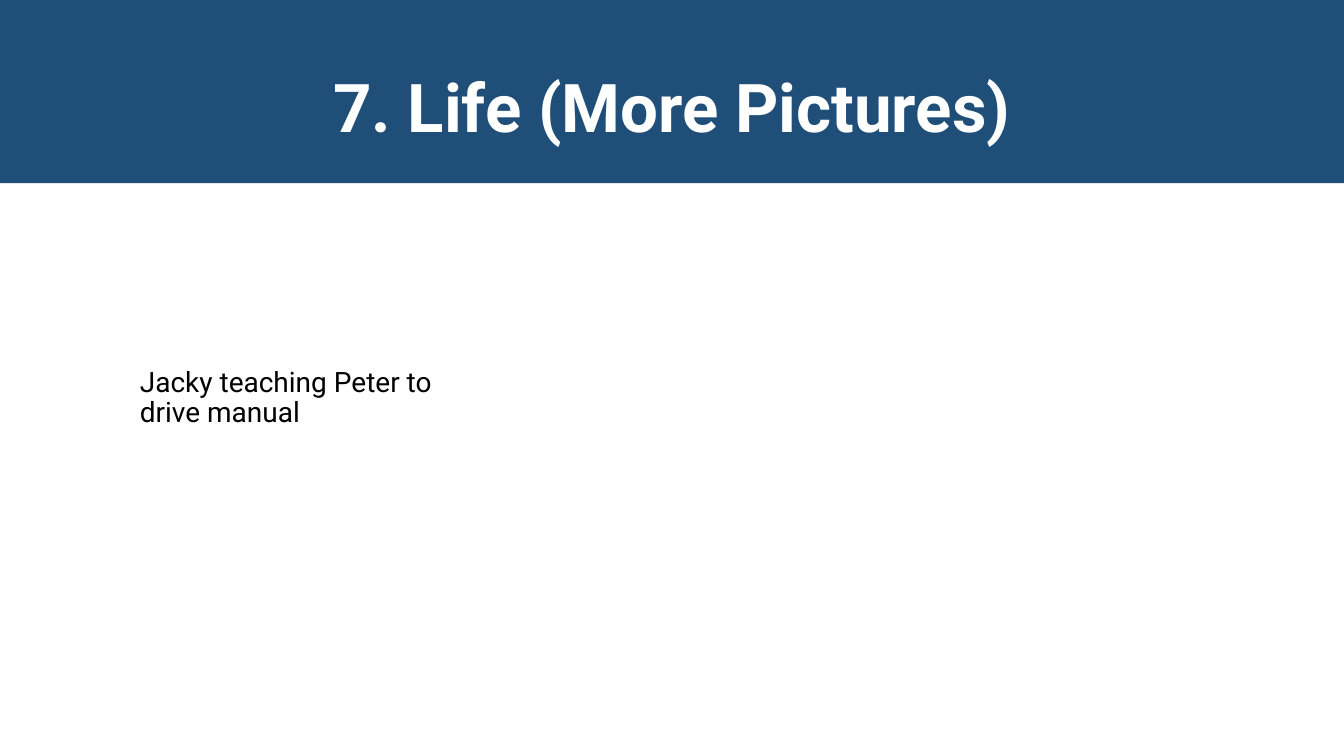
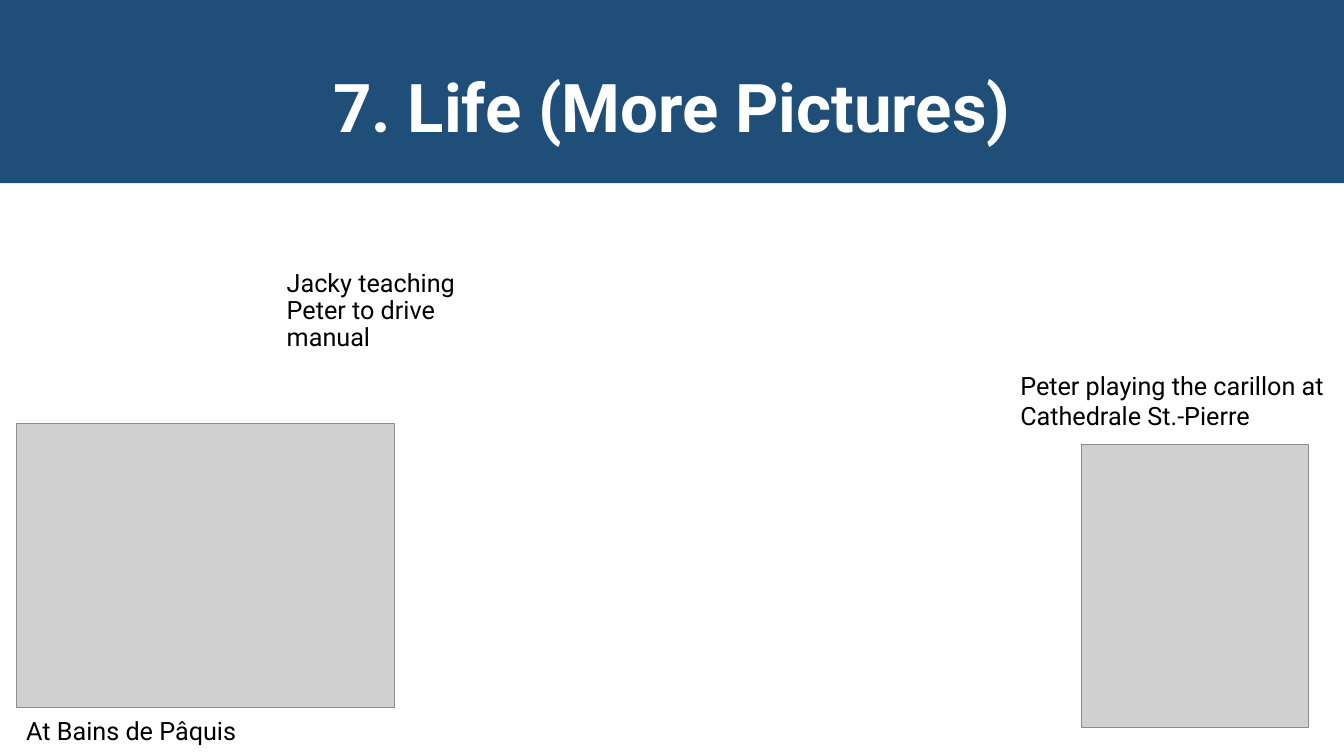
Before and after one commit to JackyMYL/Tile-CIS-group, a slide deck: slide 13 of Chicago Reports/08-15-2022_Jacky&Peter.pptx. Drawn at 1344x756 pixels with LibreOffice and Linux fonts; fonts in the diff are those of the drawing; grey boxes stand for pictures. Boxes give left, top, right and bottom in pixels: in the first picture for what was removed or moved away, otherwise in the second. Text is boxed around its words. In the diff, an @@ line names an element or a change of style, - is before the commit and + after.

Commit message:
Changes to picture slides, maintenance

```diff
--- a/Chicago Reports/08-15-2022_Jacky&Peter.pptx
+++ b/Chicago Reports/08-15-2022_Jacky&Peter.pptx
@@ text "Jacky teaching Peter to drive ..." moved from (x1=140, y1=371, x2=432, y2=423) to (x1=287, y1=273, x2=454, y2=347) @@
@@ text "Jacky teaching Peter to drive ..." at (x1=287, y1=273, x2=454, y2=347): size 20 to 18 pt @@
@@ text added at (x1=1020, y1=376, x2=1324, y2=426), 18 pt, text #000000 @@
+Peter playing the carillon at Cathedrale St.-Pierre
@@ picture added at (x1=16, y1=423, x2=394, y2=708) @@
@@ picture added at (x1=1082, y1=445, x2=1309, y2=729) @@
@@ text added at (x1=26, y1=721, x2=236, y2=745), 18 pt, text #000000 @@
+At Bains de Pâquis
```
Also in this commit, not shown: 4 other slides changed.
